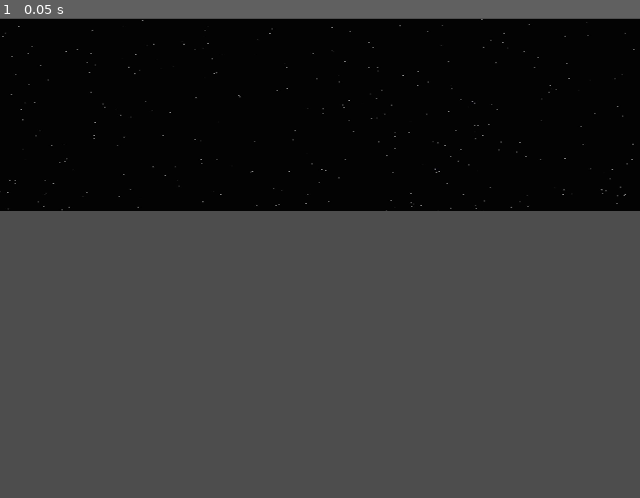
Above: before the commit, frame 1.
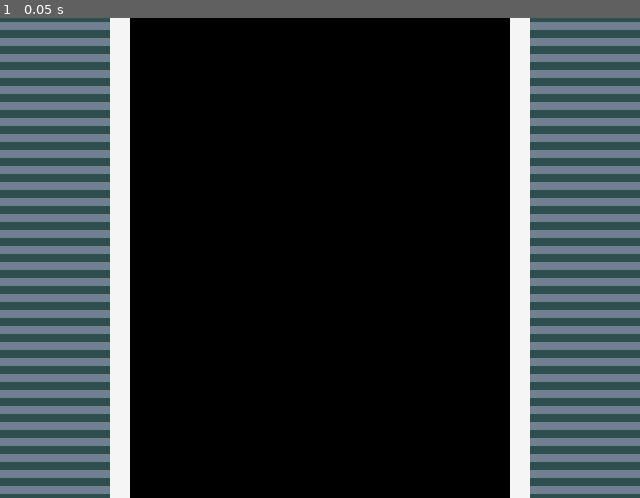
Above: after the commit, the same moment.

Repository: Jahavsuna/gamejam25
Game: Godot game, scene res://scenes/level_1.tscn
The game is run twice, just before and just after one commit, with the same random seed, the same clock (stepped at 60 frames per second) and the same inputs.
Inputs:
- Up to frame 1 (0.05 s): no input

The runs differ from the first frame. In frame 1, 76% of the frame differs, in the area x 0-100%, y 0-100%.

Commit message:
Added lines, and they are now auto-plotted

Diff:
--- /dev/null
+++ b/line.gd
@@ -0,0 +1,37 @@
+extends Node2D
+
+const MIN_X = -100
+const MAX_X = 740 # 640 + 100
+
+@export var outer_width: int = 110
+@export var edge_width: int = 20
+@export var road_width: int = 380
+
+@export var outer_color: Color
+@export var edge_color: Color
+@export var road_color: Color
+
+@export var x_offset: float = 0.0
+@export var y_offset: float = 0.0
+@export var line_width: int = 8
+
+func _ready() -> void:
+	pass
+
+func _draw() -> void:
+	var ttl_len = 2 * outer_width + 2 * edge_width + road_width
+	if ttl_len != 640:
+		print("Warning: bade line width: " + str(ttl_len))
+	if outer_color == null or edge_color == null or road_color == null:
+		print("ERROR: Line has no defined colors.")
+	var outer_start = Vector2(MIN_X, y_offset)
+	var left_outer_end = Vector2(x_offset + outer_width, y_offset)
+	var left_edge_end = Vector2(left_outer_end.x + edge_width, y_offset)
+	var road_end = Vector2(left_edge_end.x + road_width, y_offset)
+	var right_edge_end = Vector2(road_end.x + edge_width, y_offset)
+	var right_outer_end = Vector2(MAX_X, y_offset)
+	draw_line(outer_start, left_outer_end, outer_color, line_width)
+	draw_line(left_outer_end, left_edge_end, edge_color, line_width)
+	draw_line(left_edge_end, road_end, road_color, line_width)
+	draw_line(road_end, right_edge_end, edge_color, line_width)
+	draw_line(right_edge_end, right_outer_end, outer_color, line_width)
--- /dev/null
+++ b/scenes/Line.tscn
@@ -0,0 +1,6 @@
+[gd_scene load_steps=2 format=3 uid="uid://cnbw0ljprwil3"]
+
+[ext_resource type="Script" uid="uid://6fysphoe3yen" path="res://line.gd" id="1_725y4"]
+
+[node name="Line" type="Node2D"]
+script = ExtResource("1_725y4")
--- a/scenes/level_1.tscn
+++ b/scenes/level_1.tscn
@@ -1,14 +1,9 @@
-[gd_scene load_steps=4 format=3 uid="uid://gplegsrlm5ps"]
+[gd_scene load_steps=3 format=3 uid="uid://gplegsrlm5ps"]
 
 [ext_resource type="PackedScene" uid="uid://clqbjkacmhvqe" path="res://scenes/GameManager.tscn" id="1_rus8k"]
-[ext_resource type="PackedScene" uid="uid://cr0hgvkywp0s6" path="res://scenes/track.tscn" id="2_5xbjy"]
 [ext_resource type="Texture2D" uid="uid://drnd05c60mvcr" path="res://assets/textures/sky_small.png" id="3_rus8k"]
 
 [node name="Level1" type="Node2D"]
-
-[node name="GameManager" parent="." instance=ExtResource("1_rus8k")]
-
-[node name="Track" parent="." instance=ExtResource("2_5xbjy")]
 
 [node name="background" type="Sprite2D" parent="."]
 position = Vector2(320, 97.1)
@@ -17,3 +12,5 @@
 
 [node name="Camera2D" type="Camera2D" parent="."]
 position = Vector2(320, 240)
+
+[node name="GameManager" parent="." instance=ExtResource("1_rus8k")]
--- a/scripts/track_section_manager.gd
+++ b/scripts/track_section_manager.gd
@@ -1,10 +1,14 @@
 extends Node2D
 
+const TRACK_DATA_FILE: String = "res://assets/tracks/first_level.json"
 var track_data: Array = []
-const TRACK_DATA_FILE: String = "res://assets/tracks/first_level.json"
+var track_lines: Array = []
+
+const LineScene: PackedScene = preload("res://scenes/Line.tscn")
 
 func _ready() -> void:
 	_load_track_data()
+	_generate_track_from_data()
 
 func _load_track_data() -> void:
 	var file = FileAccess.open(TRACK_DATA_FILE, FileAccess.READ)
@@ -16,3 +20,30 @@
 	else:
 		print("ERROR: Failed to load JSON from " + TRACK_DATA_FILE)
 	file.close()
+
+func _configure_line_colors(line: Node2D, line_idx: int) -> Node2D:
+	# TODO: add texture instead of manual lines
+	line.edge_color = Color.WHITE_SMOKE
+	line.road_color = Color.BLACK
+	if line_idx % 2 == 0:
+		line.outer_color = Color.DARK_SLATE_GRAY
+	else:
+		line.outer_color = Color.SLATE_GRAY
+	return line
+
+func _generate_track_from_data() -> void:
+	print("Generating track from data")
+	var y_base = -480
+	for current_section in track_data:
+		for iline in range(int(current_section.length)):
+			print(str(iline))
+			var current_line = LineScene.instantiate()
+			current_line = _configure_line_colors(current_line, iline)
+			current_line.position.x = 0
+			current_line.position.y = current_line.line_width * iline + y_base
+			track_lines.append(current_line)
+			add_child(current_line)
+
+
+func _process(delta: float) -> void:
+	pass
Not shown, added: line.gd.uid
